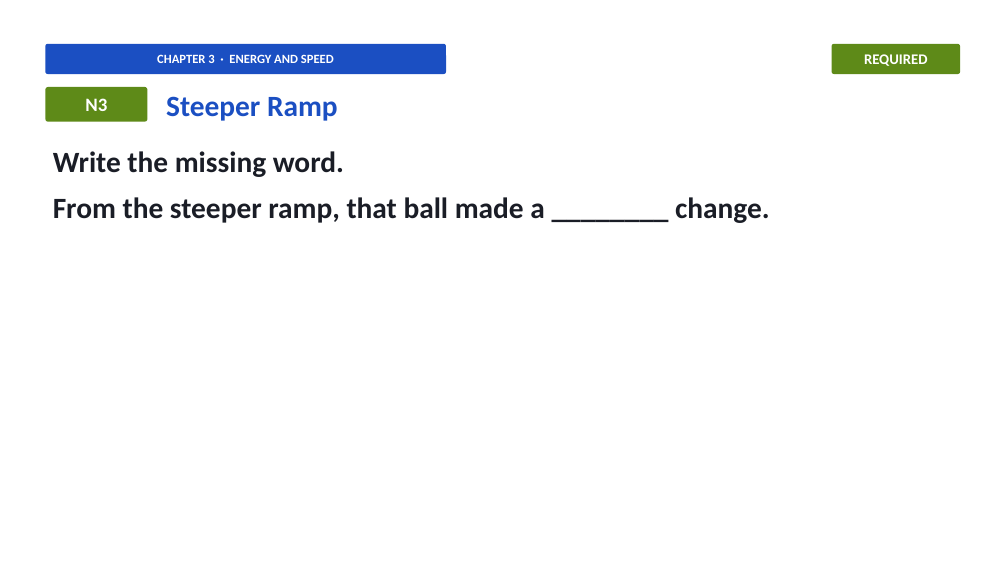
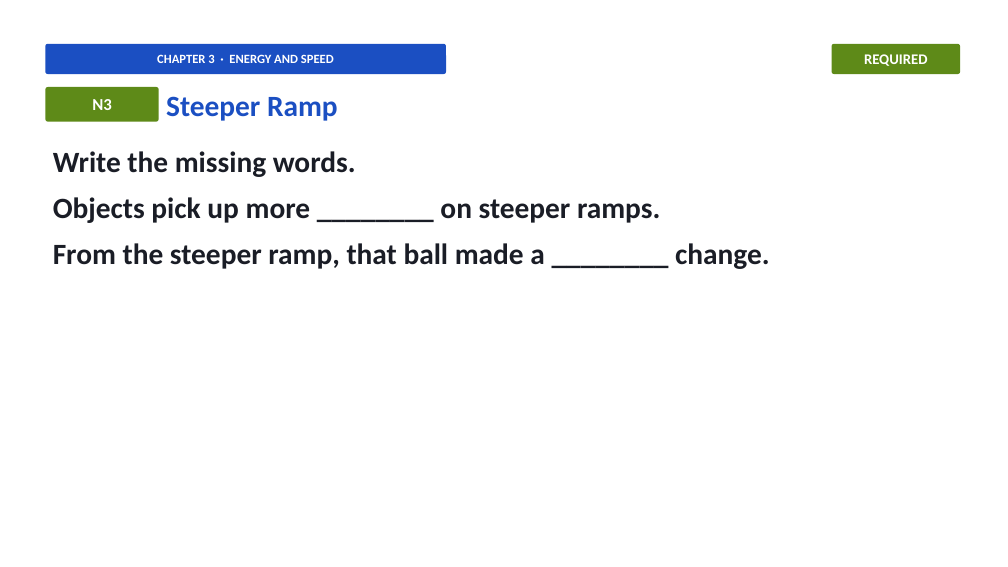
Before and after one commit to owenreagan-cyber/grade-4-energy-transfer-transformation, a slide deck: slide 31 of production/slides/03-ch3-energy-speed-slides.pptx. Drawn at 1008x567 pixels with LibreOffice and Linux fonts; fonts in the diff are those of the drawing. Boxes give left, top, right and bottom in pixels: in the first picture for what was removed or moved away, otherwise in the second. Text is boxed around its words. In the diff, an @@ line names an element or a change of style, - is before the commit and + after.

```diff
--- a/production/slides/03-ch3-energy-speed-slides.pptx
+++ b/production/slides/03-ch3-energy-speed-slides.pptx
@@ rounded rectangle "N3" resized from (x1=45, y1=87, x2=147, y2=122) to (x1=45, y1=87, x2=159, y2=122) @@
@@ rounded rectangle "N3" at (x1=45, y1=87, x2=159, y2=122): size 18 to 16 pt @@
@@ text at (x1=53, y1=151, x2=660, y2=223): text changed @@
-Write the missing word.
+Write the missing words.
+Objects pick up more ________ on steeper ramps.
```
Also in this commit, not shown: 39 other slides changed, 19 other files.
